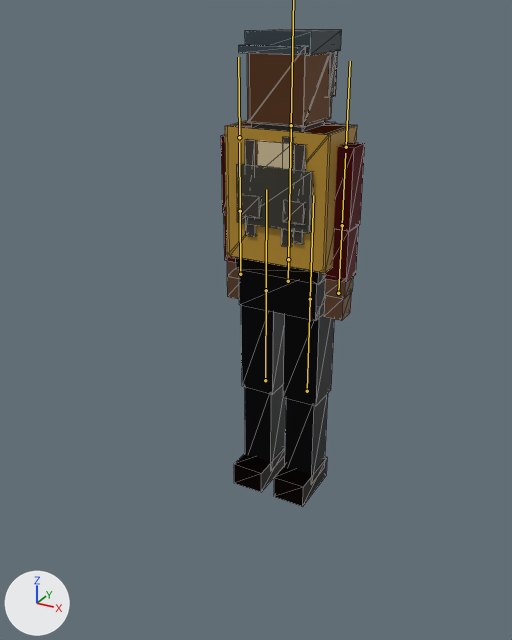
One commit to the glTF model assets/models/survivor.glb: the scene before it, then after it.
The view is the same before and after, from a 50 mm camera at (1.18, -2.42, 1.93) aimed at (-0.02, -0.23, 0.83). Every picture has the same lights, and +X, +Y and +Z are marked at lower left. The picture after the commit comes second. The bones that bend it are drawn over the model as lines. Mesh edges are drawn as thin lines.

In view in the first picture: 'survivor_0', 'survivor_1', 'survivor_2'.
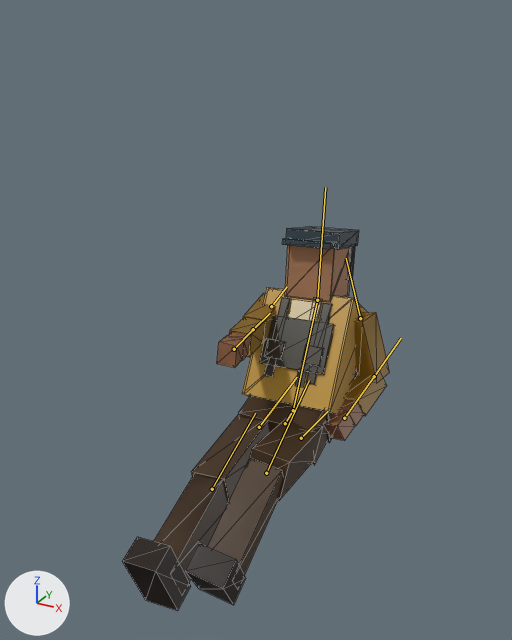
The newer file adds an action. The first version stands in its rest pose; the second is drawn at frame 36 of the action 'downed_aim'.

Boxes (x1, y1, x2, y2) around the edits, measured in the pictures (512 x 640 px):
```json
{"object": "survivor_1", "change": "posed", "before": [225, 29, 357, 273], "after": [122, 226, 390, 611]}
{"object": "survivor_2", "change": "posed", "before": [221, 52, 365, 506], "after": [295, 247, 356, 410]}
{"object": "survivor_0", "change": "posed", "before": [230, 46, 354, 244], "after": [249, 243, 355, 414]}
{"bone": "pelvis", "before": "(288, 281) to (288, 259)", "after": "(285, 423) to (293, 410)"}
{"bone": "torso", "before": "(288, 259) to (291, 128)", "after": "(293, 410) to (317, 302)"}
{"bone": "arm_l", "before": "(346, 147) to (350, 61)", "after": "(360, 318) to (346, 258)"}
{"bone": "fore_l", "before": "(342, 225) to (345, 153)", "after": "(374, 376) to (401, 338)"}
{"bone": "arm_r", "before": "(239, 137) to (238, 57)", "after": "(271, 306) to (287, 286)"}
{"bone": "fore_r", "before": "(240, 211) to (239, 142)", "after": "(253, 329) to (270, 313)"}
{"bone": "thigh_l", "before": "(310, 299) to (313, 195)", "after": "(301, 438) to (328, 411)"}
{"bone": "shin_l", "before": "(307, 391) to (310, 299)", "after": "(266, 473) to (309, 380)"}
{"bone": "thigh_r", "before": "(266, 290) to (266, 189)", "after": "(259, 427) to (297, 377)"}
{"bone": "shin_r", "before": "(265, 380) to (266, 290)", "after": "(212, 489) to (255, 413)"}
```

The change, as JSON lines over the scene's bpy script:
```json
{"block": "bone_pelvis", "where": "bone_pelvis = bpy.data.objects['survivor_rig'].pose.bones['pelvis']"}
{"op": "set", "path": "bone_pelvis.location", "old": "(0.0, 0.0, 0.0)", "new": "(0.0, -0.67, 0.0)"}
{"op": "set", "path": "bone_pelvis.rotation_quaternion", "old": "(1.0, 0.0, 0.0, 0.0)", "new": "(0.78, -0.625, 0.02, 0.016)", "note": "degrees (0, 0, 0) -> degrees (-77, 3, 0)"}
{"block": "bone_torso", "where": "bone_torso = bpy.data.objects['survivor_rig'].pose.bones['torso']  # child of 'pelvis'"}
{"op": "set", "path": "bone_torso.rotation_quaternion", "old": "(1.0, 0.0, 0.0, 0.0)", "new": "(0.934, 0.357, -0.023, 0.009)", "note": "degrees (0, 0, 0) -> degrees (42, -3, 0)"}
{"block": "bone_head", "where": "bone_head = bpy.data.objects['survivor_rig'].pose.bones['head']  # child of 'torso'"}
{"op": "set", "path": "bone_head.rotation_quaternion", "old": "(1.0, 0.0, 0.0, 0.0)", "new": "(0.98, 0.199, 0.0, 0.0)", "note": "degrees (0, 0, 0) -> degrees (23, 0, 0)"}
{"block": "bone_arm_l", "where": "bone_arm_l = bpy.data.objects['survivor_rig'].pose.bones['arm_l']  # child of 'torso'"}
{"op": "set", "path": "bone_arm_l.rotation_quaternion", "old": "(1.0, 0.0, 0.0, 0.0)", "new": "(0.925, 0.338, -0.164, 0.06)", "note": "degrees (0, 0, 0) -> degrees (40, -20, 0)"}
{"block": "bone_fore_l", "where": "bone_fore_l = bpy.data.objects['survivor_rig'].pose.bones['fore_l']  # child of 'arm_l'"}
{"op": "set", "path": "bone_fore_l.rotation_quaternion", "old": "(1.0, 0.0, 0.0, 0.0)", "new": "(0.796, -0.605, 0.0, 0.0)", "note": "degrees (0, 0, 0) -> degrees (-74, 0, 0)"}
{"block": "bone_arm_r", "where": "bone_arm_r = bpy.data.objects['survivor_rig'].pose.bones['arm_r']  # child of 'torso'"}
{"op": "set", "path": "bone_arm_r.rotation_quaternion", "old": "(1.0, 0.0, 0.0, 0.0)", "new": "(0.88, -0.464, 0.088, 0.047)", "note": "degrees (0, 0, 0) -> degrees (-56, 11, 0)"}
{"block": "bone_fore_r", "where": "bone_fore_r = bpy.data.objects['survivor_rig'].pose.bones['fore_r']  # child of 'arm_r'"}
{"op": "set", "path": "bone_fore_r.rotation_quaternion", "old": "(1.0, 0.0, 0.0, 0.0)", "new": "(0.999, -0.05, 0.0, 0.0)", "note": "degrees (0, 0, 0) -> degrees (-6, 0, 0)"}
{"block": "bone_thigh_l", "where": "bone_thigh_l = bpy.data.objects['survivor_rig'].pose.bones['thigh_l']  # child of 'pelvis'"}
{"op": "set", "path": "bone_thigh_l.rotation_quaternion", "old": "(1.0, 0.0, 0.0, 0.0)", "new": "(0.972, -0.222, 0.073, 0.017)", "note": "degrees (0, 0, 0) -> degrees (-26, 9, 0)"}
{"block": "bone_shin_l", "where": "bone_shin_l = bpy.data.objects['survivor_rig'].pose.bones['shin_l']  # child of 'thigh_l'"}
{"op": "set", "path": "bone_shin_l.rotation_quaternion", "old": "(1.0, 0.0, 0.0, 0.0)", "new": "(0.921, 0.389, 0.0, 0.0)", "note": "degrees (0, 0, 0) -> degrees (46, 0, 0)"}
{"block": "bone_thigh_r", "where": "bone_thigh_r = bpy.data.objects['survivor_rig'].pose.bones['thigh_r']  # child of 'pelvis'"}
{"op": "set", "path": "bone_thigh_r.rotation_quaternion", "old": "(1.0, 0.0, 0.0, 0.0)", "new": "(0.998, -0.05, -0.05, -0.002)", "note": "degrees (0, 0, 0) -> degrees (-6, -6, 0)"}
{"block": "bone_shin_r", "where": "bone_shin_r = bpy.data.objects['survivor_rig'].pose.bones['shin_r']  # child of 'thigh_r'"}
{"op": "set", "path": "bone_shin_r.rotation_quaternion", "old": "(1.0, 0.0, 0.0, 0.0)", "new": "(0.995, 0.1, 0.0, 0.0)", "note": "degrees (0, 0, 0) -> degrees (11, 0, 0)"}
```
